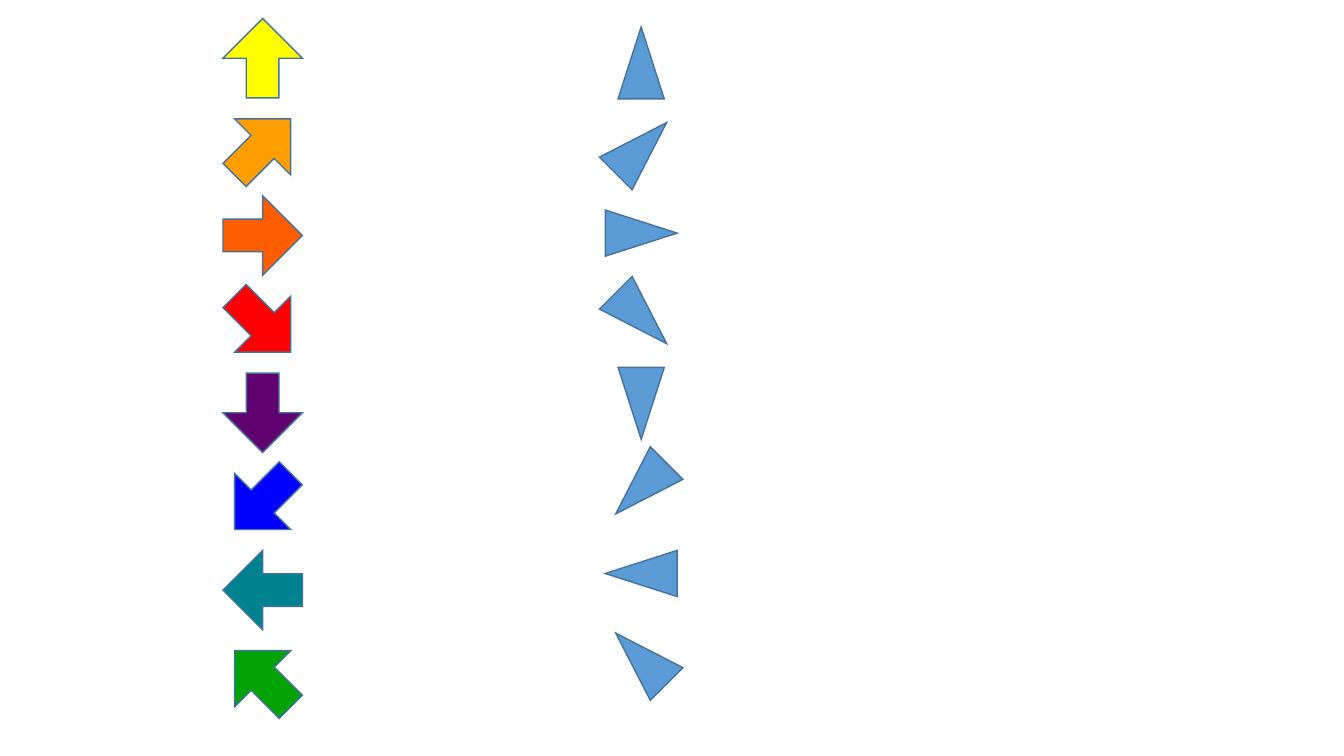
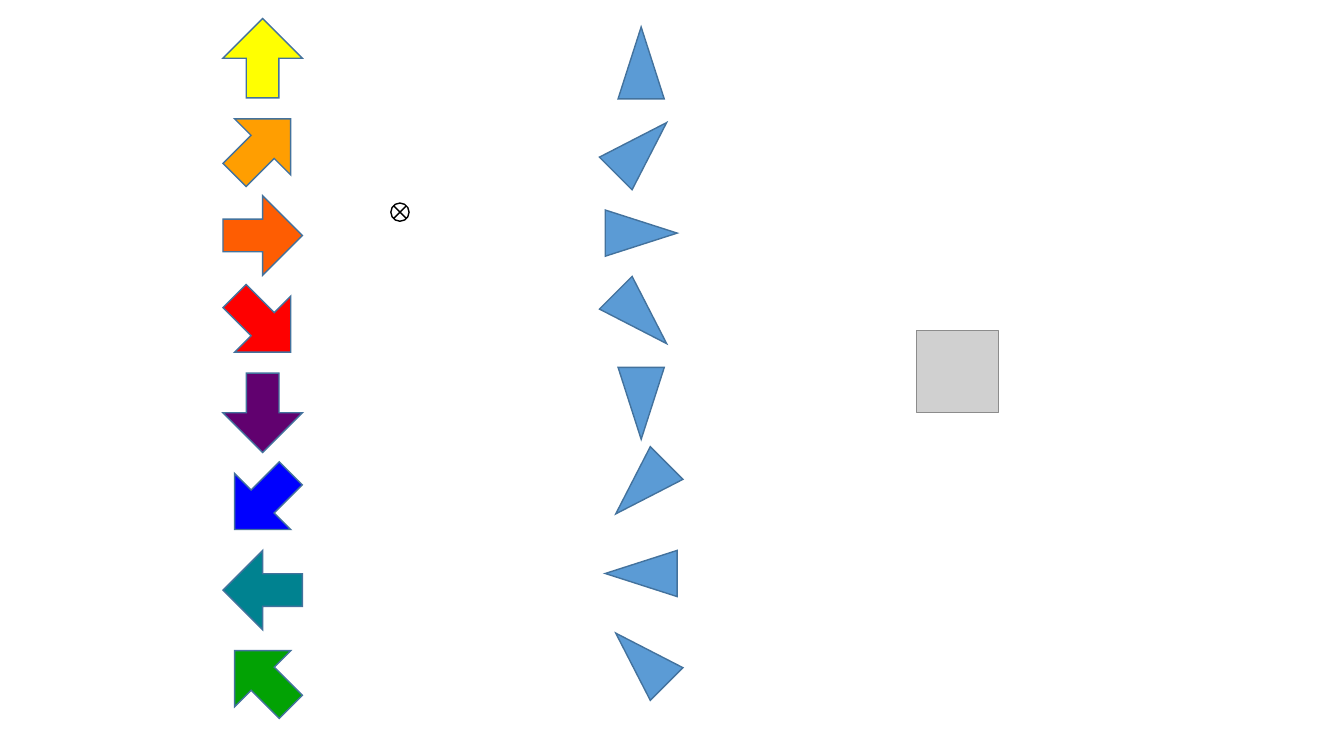
Before and after one commit to jlefur/MelaneSim_2024, a slide deck: slide 5 of icons/20240723-iconesPNMC.pptx. Drawn at 1344x756 pixels with LibreOffice and Linux fonts; fonts in the diff are those of the drawing; grey boxes stand for pictures. Boxes give left, top, right and bottom in pixels: in the first picture for what was removed or moved away, otherwise in the second. Text is boxed around its words. In the diff, an @@ line names an element or a change of style, - is before the commit and + after.

```diff
--- a/icons/20240723-iconesPNMC.pptx
+++ b/icons/20240723-iconesPNMC.pptx
@@ flow chart summing junction added at [391, 203, 409, 221], fill #FFFFFF, outline #000000 1 pt @@
@@ picture added at [918, 331, 999, 412] @@
```
Also in this commit, not shown: 1 slide added, 18 other files.
